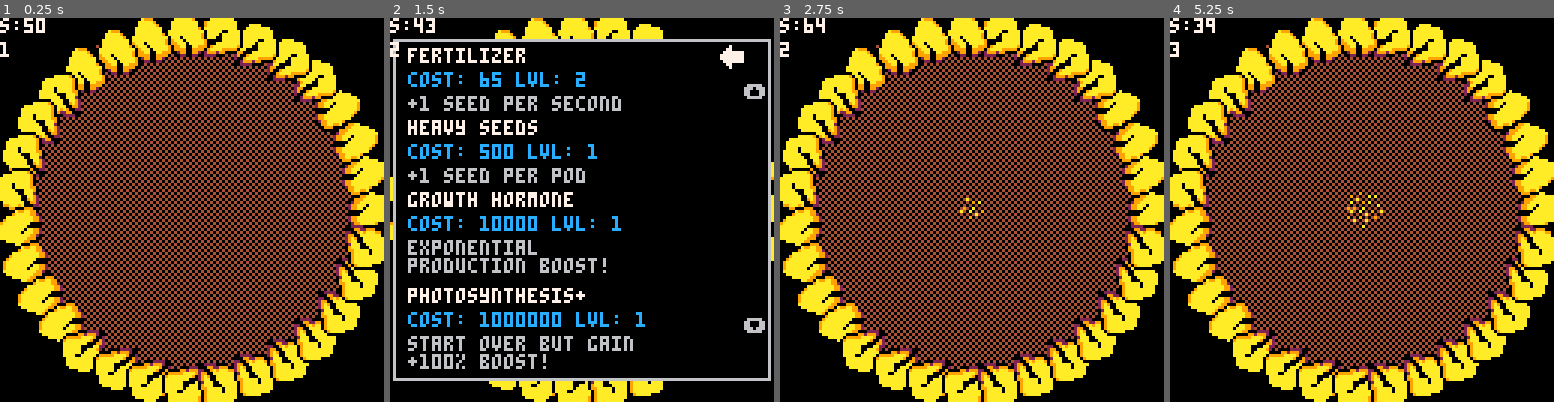
Above: before the commit, frames 1-4 (left to right).
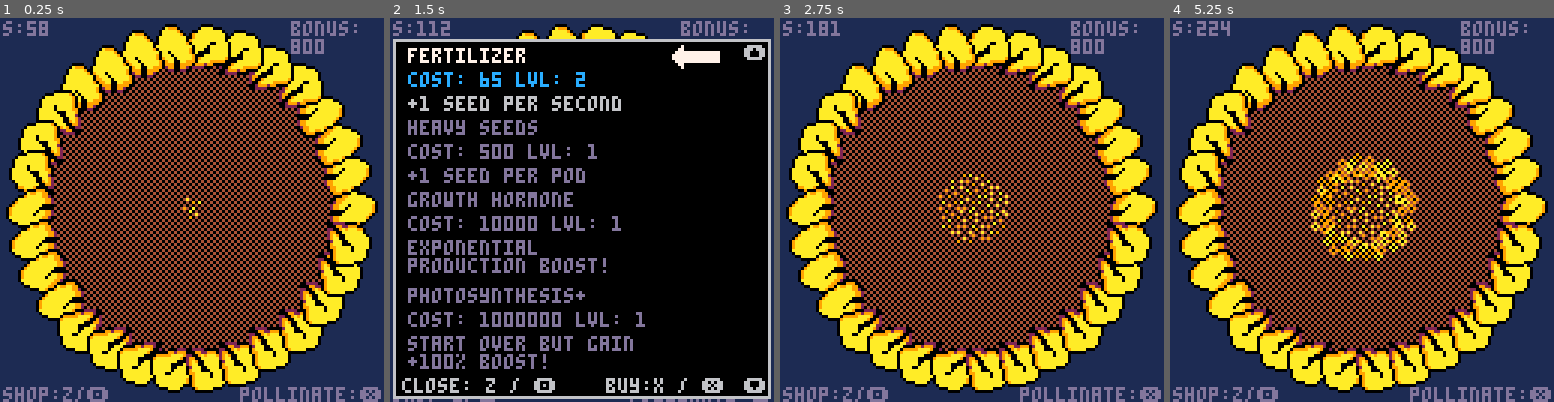
Above: after the commit, the same moments.

Repository: kdiab/carts
Game: PICO-8 cartridge sunflower/sunflower.p8
Same seed, same stepped clock (60 frames per second), same inputs: the game is played once before the commit and once after it.
Inputs:
- Up to frame 1 (0.25 s): no input
- Up to frame 2 (1.5 s): tap X (X key) at 0.33, 1.07 s; tap O (Z key) at 0.7 s
- Up to frame 3 (2.75 s): tap O (Z key) at 1.7, 2.1, 2.5 s; tap X (X key) at 1.85 s; hold Up 2.15-2.42 s
- Up to frame 4 (5.25 s): tap O (Z key) every 0.4 s from 2.9 to 4.9 s; tap X (X key) at 2.97, 4.08, 5.2 s; hold Down 3.63-3.97 s; hold Up 4.73-5.03 s

The runs differ from the first frame. In frame 1, 50% of the frame differs, in the area x 0-100%, y 0-100%; in frame 2, 20%; in frame 3, 50%; in frame 4, 52%.

Commit message:
BIG NUMBERS

Diff:
--- a/sunflower/sunflower.p8
+++ b/sunflower/sunflower.p8
@@ -96,9 +96,42 @@
 
   return false
 end
+--
+--function stringmul(a, b)
+--    return tostr(tonum(a .. "", 2) * (tonum(b .. "", 2) << 16), 2)
+--end
 
 function stringmul(a, b)
-    return tostr(tonum(a .. "", 2) * (tonum(b .. "", 2) << 16), 2)
+  a = a .. ""
+  b = b .. ""
+
+  if a == "0" or b == "0" then return "0" end
+
+  local result = "0"
+
+  for i = #b, 1, -1 do
+    local digit = tonum(sub(b, i, i))
+    local partial = ""
+    local carry = 0
+
+    for j = #a, 1, -1 do
+      local prod = tonum(sub(a, j, j)) * digit + carry
+      carry = flr(prod / 10)
+      partial = (prod % 10) .. partial
+    end
+
+    if carry > 0 then
+      partial = carry .. partial
+    end
+
+    for k = 1, #b - i do
+      partial = partial .. "0"
+    end
+
+    result = stringadd(result, partial)
+  end
+
+  return result
 end
 
 function bigqe(a, b)
@@ -120,13 +153,12 @@
 end
 
 function _draw()
-		cls(0)
+		cls(1)
 		draw_sunflower()
 		draw_menu()
 		if debug then
 				draw_dbg()
 		end
-		print("s:"..total_seeds,0,0,7)
 end
 
 
@@ -142,19 +174,24 @@
 		heavy_seeds=1
 		growth_hormone=1
 		photosynthesis=1
+		bonus = "800"
+		counter = 1
 end
 
 function update_sunflower()
 		timer += fertilizer
 		if timer >= 30 then
-				for j = 1,heavy_seeds+1 do
+				for j = 1,heavy_seeds do
 						spawn_seed()
-						increment_seeds(1+growth_hormone*1+photosynthesis)
+						increment_seeds(growth_hormone*photosynthesis)
 				end
 				timer = 0
 		end
-		if i >= 1200 then
+		if i >= 1080 then
 				i = 0
+				counter += 1
+				stringadd(total_seeds,bonus)
+				bonus = stringmul("800",tostr(counter))
 				seeds = {}
 		end
 		if btnp(❎) and not menu then
@@ -174,6 +211,7 @@
 				end
 		end
 		draw_petals_around_circle()
+		draw_info()
 end
 
 
@@ -207,10 +245,10 @@
 end
 
 function draw_petals_around_circle()
-  local center_x = 61
-  local center_y = 60.5
-  local radius = 59
-  local num_petals = 31
+  local center_x = 60
+  local center_y = 60
+  local radius = 54
+  local num_petals = 30
 
   local petal_sprites =
   {35, 35, 7, 33, 1, 39, 3, 37}
@@ -226,6 +264,14 @@
 
     spr(sprite_num, x-4, y-4, 2, 2)
   end
+end
+function draw_info()
+		local c = 13
+--		rectfill(0,122,128,128,0)
+	 print("shop:z/🅾️",1,123,c)
+	 print("pollinate:❎",80,123,c)
+	 print("s:"..total_seeds,1,1,c)
+	 print("bonus:\n"..bonus,97,1,c)
 end
 -->8
 --upgrade menu
@@ -260,7 +306,7 @@
 						y=y+48,
 						upgrade="growth hormone",
 						cost="10000",
-						cost_mult="30000",
+						cost_mult="25000",
 						desc="exponential \nproduction boost!",
 						m=32000,
 						lvl=growth_hormone
@@ -301,30 +347,41 @@
 end
 
 function draw_menu()
-		local c = 7
 		local y1=7
-		local y2=120
+		local y2=126
 		local x1=1
 		local x2=126
+		local active_u = 7
+		local active_c = 12
+		local active_d = 6
+		local inactive = 13
 		if menu then
 				rectfill(x1,y1,x2,y2,0)
 				rect(x1,y1,x2,y2,6)
-				print("⬆️",118,22,6)
-				print("⬇️",118,100,6)
-				for u in all(upgrades) do
-						print(u.upgrade,u.x,u.y,c)
-						print("cost: "..u.cost.." lvl: "..u.lvl,u.x,u.y+8,12)
-						print(u.desc,u.x,u.y+16,6)
+				print("⬆️",118,9,6)
+				print("⬇️",118,120,6)
+				print("close: z / 🅾️    buy:x / ❎",4,120,6)
+				for i=1, #upgrades do
+						local u = upgrades[i]
+						if active == i then
+								print(u.upgrade,u.x,u.y,active_u)
+								print("cost: "..u.cost.." lvl: "..u.lvl,u.x,u.y+8,active_c)
+								print(u.desc,u.x,u.y+16,active_d)
+						else
+								print(u.upgrade,u.x,u.y,inactive)
+								print("cost: "..u.cost.." lvl: "..u.lvl,u.x,u.y+8,inactive)
+								print(u.desc,u.x,u.y+16,inactive)
+						end
 				end
 				active_arrow(upgrades[active])
 		end
 end
 
 function active_arrow(u)
-		local x = 110
+		local x = 94
 		local y = u.y - 1
 		local arrow = 11
-		spr(arrow,x,y)
+		spr(arrow,x,y,2,1)
 end
 
 function buy_upgrade(u)
@@ -352,25 +409,25 @@
 --				spawn_seed()
 --		end
 --juice it
---		fertilizer=1
---		heavy_seeds=1
---		growth_hormone=3
---		photosynthesis=3
+		fertilizer=30
+		heavy_seeds=1
+		growth_hormone=1
+		photosynthesis=1
 end
 
 function update_dbg()
 end
 
 function draw_dbg()
-		print(fertilizer,0,8,7)
+--	print(stringmul("800","2",1,8,6))
 end
 __gfx__
 00000000fffff0000fffffffffffffffff000ffffff02200220fffffffffffffffffffff04040404040404040007000000000000000000000000000000000000
 00000000ffff0a9990fffffffffffff0009990ffff0299009920fffffffff0000fffffff40404040404040400077000000000000000000000000000000000000
-00700700fff0aaaaa90fffffffffff0a99aa990ff099990099990fffffff099aa000ffff04040404040404040777777700000000000000000000000000000000
-00077000fff0aaaaaa90ffffffff009aaaaa99200999aa00aa990fffff0099aaaaaa00ff40404040404040407777777700000000000000000000000000000000
-00077000ff0aaaaaaaaa0ffffff0aaaaaaaaa99209aaaaa0aaa990fff0999aaaaaaaaa0f04040404040404047777777700000000000000000000000000000000
-00700700ff0aaaaaaaaa0fffff09aaaaaaaaa99209aaaaaa0aaa990f0299aaaaaaaaaaa040404040404040400777777700000000000000000000000000000000
+00700700fff0aaaaa90fffffffffff0a99aa990ff099990099990fffffff099aa000ffff04040404040404040777777777777777000000000000000000000000
+00077000fff0aaaaaa90ffffffff009aaaaa99200999aa00aa990fffff0099aaaaaa00ff40404040404040407777777777777777000000000000000000000000
+00077000ff0aaaaaaaaa0ffffff0aaaaaaaaa99209aaaaa0aaa990fff0999aaaaaaaaa0f04040404040404047777777777777777000000000000000000000000
+00700700ff0aaaaaaaaa0fffff09aaaaaaaaa99209aaaaaa0aaa990f0299aaaaaaaaaaa040404040404040400777777777777777000000000000000000000000
 00000000ff0aaaaaaaaa90fff09aaaaaaaaa0000f09aaaaaa0aaa90f299aaa0aaaaaaa9004040404040404040077000000000000000000000000000000000000
 00000000f0aaaaaaaaaaaa0f09aaaaaaaaa00000f09aaaaaaaaaaa0f299aa0aaaaaaaa9040404040404040400007000000000000000000000000000000000000
 00000000f0aaaaaaaaaaa90f09aaaaaaaa0aa992f0aaaaaaaaaaaa0f00000aaaaaaaaa9004040404040404040000000000000000000000000000000000000000
@@ -398,18 +455,18 @@
 00000000f002222000fffffffff09aaaaa000ffffff000aaaa0ffffffffff0000222200f00000000000000000000000000000000000000000000000000000000
 00000000ffffffffffffffffffff000000ffffffffffff0000ffffffffffffffffffffff00000000000000000000000000000000000000000000000000000000
 __map__
-001b000000000000000000000000000000000000000000000000000000000000000000000000000000000000000000000000000000000000000000000000000000000000000000000000000000000000000000000000000000000000000000000000000000000000000000000000000000000000000000000000000000000000
-001b0000191a191a191a191a0000000000000000000000000000000000000000000000000000000000000000000000000000000000000000000000000000000000000000000000000000000000000000000000000000000000000000000000000000000000000000000000000000000000000000000000000000000000000000
-001b000a090a090a090a090a090a000000000000000000000000000000000000000000000000000000000000000000000000000000000000000000000000000000000000000000000000000000000000000000000000000000000000000000000000000000000000000000000000000000000000000000000000000000000000
-001b090a090a191a191a191a191a000000000000000000000000000000000000000000000000000000000000000000000000000000000000000000000000000000000000000000000000000000000000000000000000000000000000000000000000000000000000000000000000000000000000000000000000000000000000
-001c191a191a090a090a090a090a000000000000000000000000000000000000000000000000000000000000000000000000000000000000000000000000000000000000000000000000000000000000000000000000000000000000000000000000000000000000000000000000000000000000000000000000000000000000
-0009090a090a191a191a191a191a190000000000000000000000000000000000000000000000000000000000000000000000000000000000000000000000000000000000000000000000000000000000000000000000000000000000000000000000000000000000000000000000000000000000000000000000000000000000
+0000000000000000000000000000000000000000000000000000000000000000000000000000000000000000000000000000000000000000000000000000000000000000000000000000000000000000000000000000000000000000000000000000000000000000000000000000000000000000000000000000000000000000
+000000000000191a191a00000000000000000000000000000000000000000000000000000000000000000000000000000000000000000000000000000000000000000000000000000000000000000000000000000000000000000000000000000000000000000000000000000000000000000000000000000000000000000000
+00000000090a090a090a090a0900000000000000000000000000000000000000000000000000000000000000000000000000000000000000000000000000000000000000000000000000000000000000000000000000000000000000000000000000000000000000000000000000000000000000000000000000000000000000
+00000009090a191a191a191a1900000000000000000000000000000000000000000000000000000000000000000000000000000000000000000000000000000000000000000000000000000000000000000000000000000000000000000000000000000000000000000000000000000000000000000000000000000000000000
+0000091a191a090a090a090a090a000000000000000000000000000000000000000000000000000000000000000000000000000000000000000000000000000000000000000000000000000000000000000000000000000000000000000000000000000000000000000000000000000000000000000000000000000000000000
+0000090a090a191a191a191a191a000000000000000000000000000000000000000000000000000000000000000000000000000000000000000000000000000000000000000000000000000000000000000000000000000000000000000000000000000000000000000000000000000000000000000000000000000000000000
 0009090a090a090a090a090a090a090000000000000000000000000000000000000000000000000000000000000000000000000000000000000000000000000000000000000000000000000000000000000000000000000000000000000000000000000000000000000000000000000000000000000000000000000000000000
 0009191a191a191a191a191a191a190000000000000000000000000000000000000000000000000000000000000000000000000000000000000000000000000000000000000000000000000000000000000000000000000000000000000000000000000000000000000000000000000000000000000000000000000000000000
 0009090a090a090a090a090a090a090000000000000000000000000000000000000000000000000000000000000000000000000000000000000000000000000000000000000000000000000000000000000000000000000000000000000000000000000000000000000000000000000000000000000000000000000000000000
 0009191a191a191a191a191a191a190000000000000000000000000000000000000000000000000000000000000000000000000000000000000000000000000000000000000000000000000000000000000000000000000000000000000000000000000000000000000000000000000000000000000000000000000000000000
-0009090a090a090a090a090a090a090000000000000000000000000000000000000000000000000000000000000000000000000000000000000000000000000000000000000000000000000000000000000000000000000000000000000000000000000000000000000000000000000000000000000000000000000000000000
-0000191a191a191a191a191a191a190000000000000000000000000000000000000000000000000000000000000000000000000000000000000000000000000000000000000000000000000000000000000000000000000000000000000000000000000000000000000000000000000000000000000000000000000000000000
 0000090a090a090a090a090a090a000000000000000000000000000000000000000000000000000000000000000000000000000000000000000000000000000000000000000000000000000000000000000000000000000000000000000000000000000000000000000000000000000000000000000000000000000000000000
-00000000191a191a191a191a191a000000000000000000000000000000000000000000000000000000000000000000000000000000000000000000000000000000000000000000000000000000000000000000000000000000000000000000000000000000000000000000000000000000000000000000000000000000000000
-00000000090a090a090a090a0000000000000000000000000000000000000000000000000000000000000000000000000000000000000000000000000000000000000000000000000000000000000000000000000000000000000000000000000000000000000000000000000000000000000000000000000000000000000000
+0000191a191a191a191a191a191a000000000000000000000000000000000000000000000000000000000000000000000000000000000000000000000000000000000000000000000000000000000000000000000000000000000000000000000000000000000000000000000000000000000000000000000000000000000000
+0000000a090a090a090a090a0900000000000000000000000000000000000000000000000000000000000000000000000000000000000000000000000000000000000000000000000000000000000000000000000000000000000000000000000000000000000000000000000000000000000000000000000000000000000000
+00000000191a191a191a191a0000000000000000000000000000000000000000000000000000000000000000000000000000000000000000000000000000000000000000000000000000000000000000000000000000000000000000000000000000000000000000000000000000000000000000000000000000000000000000
+00000000000a090a090a00000000000000000000000000000000000000000000000000000000000000000000000000000000000000000000000000000000000000000000000000000000000000000000000000000000000000000000000000000000000000000000000000000000000000000000000000000000000000000000
